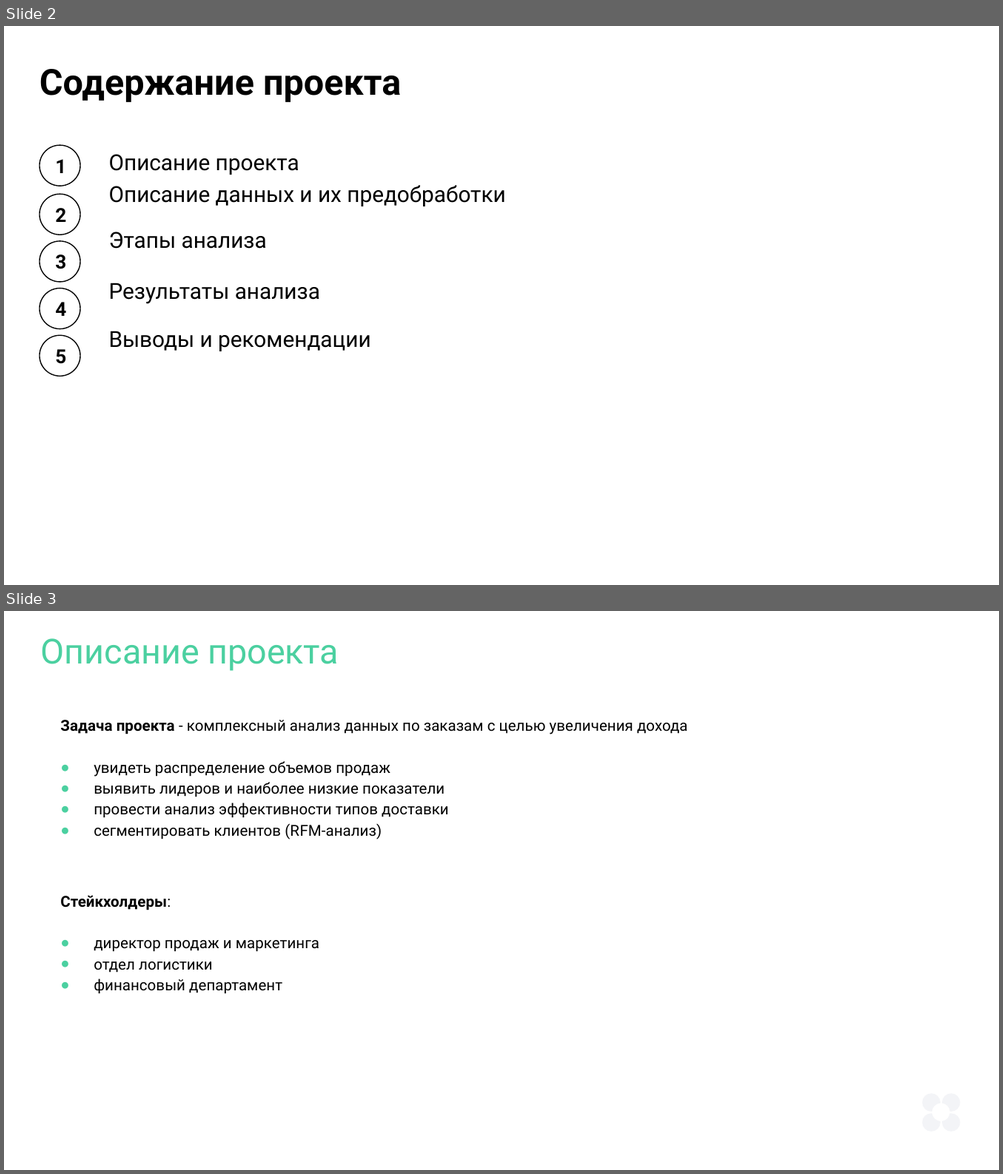
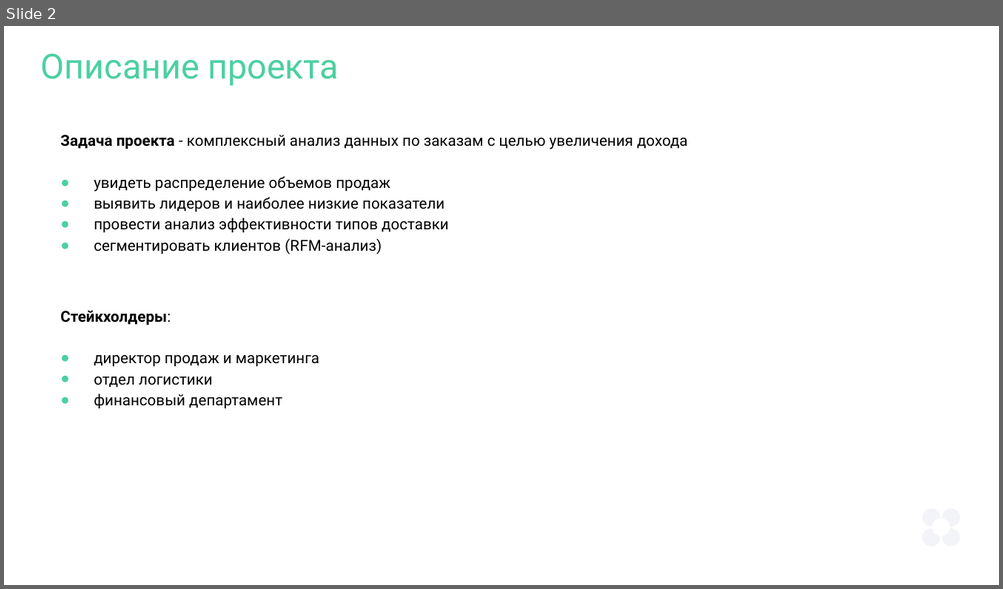
Before and after one commit to MukaevaGera/portfolio_projects, a slide deck: Мукаева_Дипломная работа.pptx. Shown one above the other, each under a label of ours: slides 2 and 3 before the commit, slide 2 after it. The pictures are 1003x1174 and 1003x589 pixels, drawn with LibreOffice and Linux fonts; fonts in the diff are those of the drawing. Boxes give left, top, right and bottom in pixels: in the first picture for what was removed or moved away, otherwise in the second. Text is boxed around its words. In the diff, an @@ line names an element or a change of style, - is before the commit and + after.

```diff
--- a/Мукаева_Дипломная работа.pptx
+++ b/Мукаева_Дипломная работа.pptx
@@ slide 2 removed at [4, 26, 999, 585], background #FFFFFF @@
@@ text removed at [40, 69, 401, 102] @@
-Содержание проекта
@@ ellipse removed at [40, 145, 80, 186] @@
-1
@@ text removed at [109, 154, 299, 175] @@
-Описание проекта
@@ ellipse removed at [40, 194, 80, 235] @@
-2
@@ text removed at [109, 185, 506, 207] @@
-Описание данных и их предобработки
@@ ellipse removed at [40, 241, 80, 281] @@
-3
@@ text removed at [109, 232, 267, 249] @@
-Этапы анализа
@@ ellipse removed at [40, 289, 80, 329] @@
-4
@@ text removed at [109, 283, 320, 304] @@
-Результаты анализа
@@ ellipse removed at [40, 335, 80, 376] @@
-5
@@ text removed at [109, 331, 371, 352] @@
-Выводы и рекомендации
@@ what was slide 3 is now slide 2 @@
```
Also in this commit, not shown: 3 slides changed, 3 slides added, 3 other slides removed, 1 other file.
